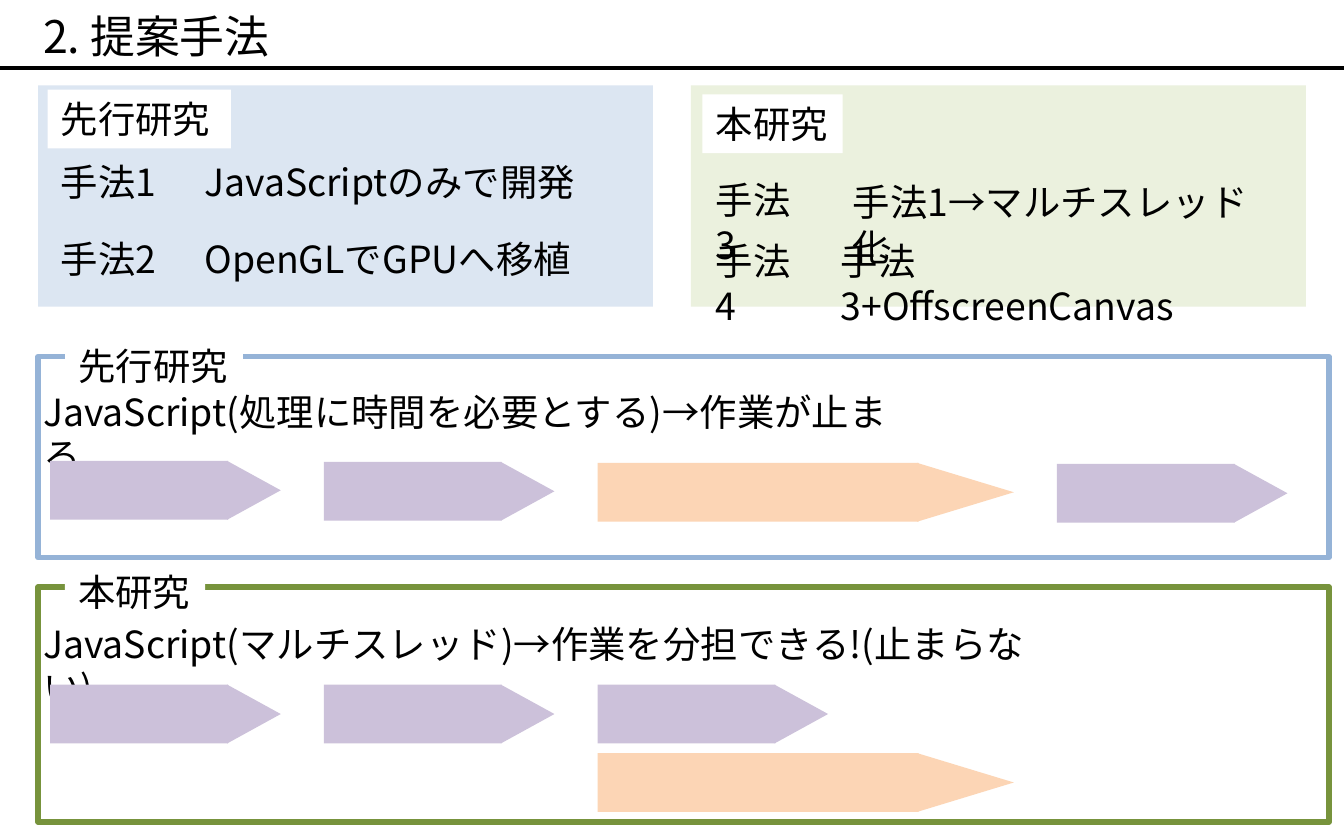
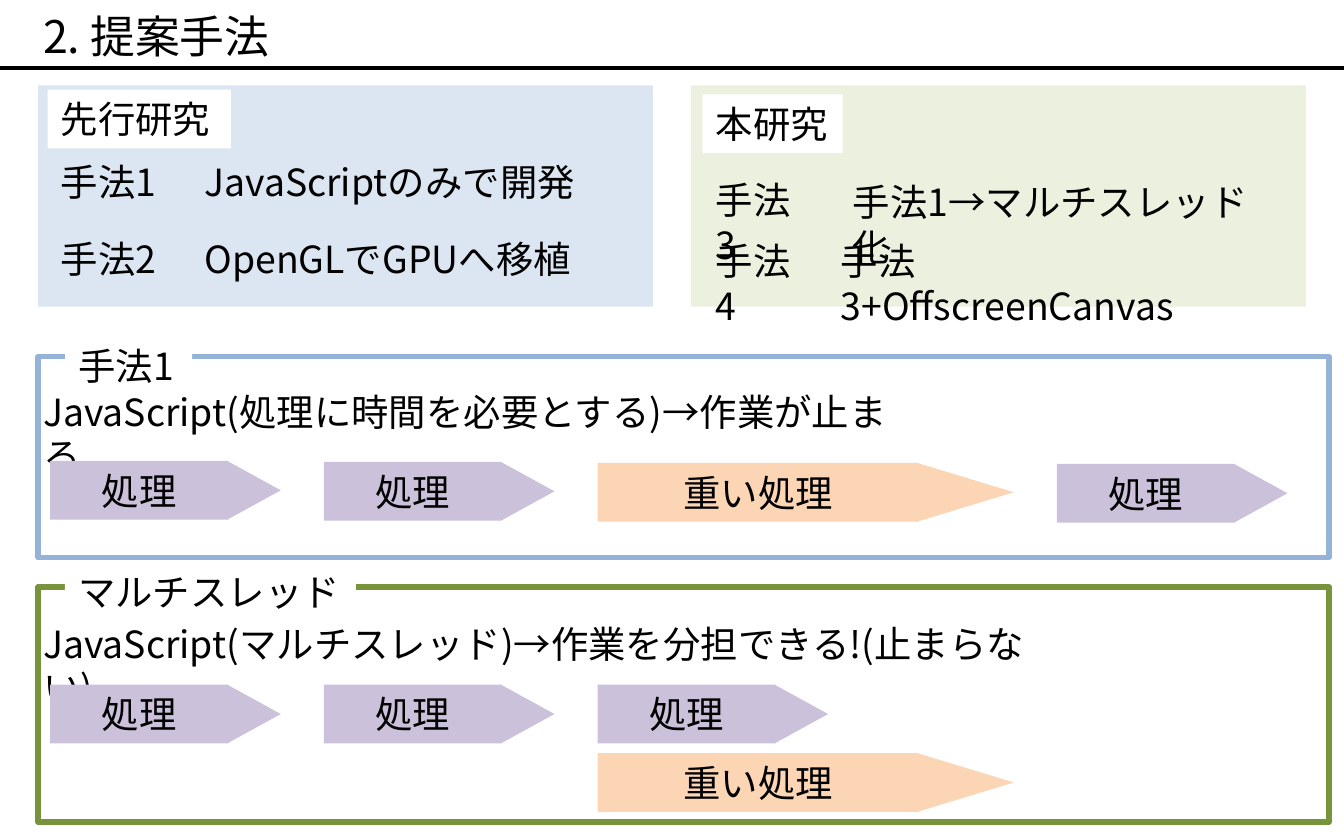
Before and after one commit to okmtaoo/-, a slide deck: slide 3 of presentation/出す.pptx. Drawn at 1344x840 pixels with LibreOffice and Linux fonts; fonts in the diff are those of the drawing. Boxes give left, top, right and bottom in pixels: in the first picture for what was removed or moved away, otherwise in the second. Text is boxed around its words. In the diff, an @@ line names an element or a change of style, - is before the commit and + after.

```diff
--- a/presentation/出す.pptx
+++ b/presentation/出す.pptx
@@ text at (x1=78, y1=348, x2=174, y2=383): text changed @@
-先行研究
+手法1
@@ text in rectangle at (x1=102, y1=473, x2=177, y2=508): text added @@
+処理
@@ text in rectangle at (x1=375, y1=474, x2=450, y2=509): text added @@
+処理
@@ text in rectangle at (x1=683, y1=475, x2=833, y2=510): text added @@
+重い処理
@@ text in rectangle at (x1=1108, y1=476, x2=1183, y2=511): text added @@
+処理
@@ rectangle "マルチスレッド" resized from (x1=65, y1=563, x2=204, y2=622) to (x1=65, y1=563, x2=356, y2=622) @@
@@ text in rectangle at (x1=78, y1=577, x2=340, y2=609): text changed @@
-本研究
+マルチスレッド
@@ text in rectangle at (x1=102, y1=696, x2=177, y2=731): text added @@
+処理
@@ text in rectangle at (x1=375, y1=696, x2=450, y2=731): text added @@
+処理
@@ text in rectangle at (x1=649, y1=696, x2=724, y2=731): text added @@
+処理
@@ text in rectangle at (x1=683, y1=765, x2=833, y2=800): text added @@
+重い処理
```
Also in this commit, not shown: 6 other slides changed, 2 slides added, 1 other file.
